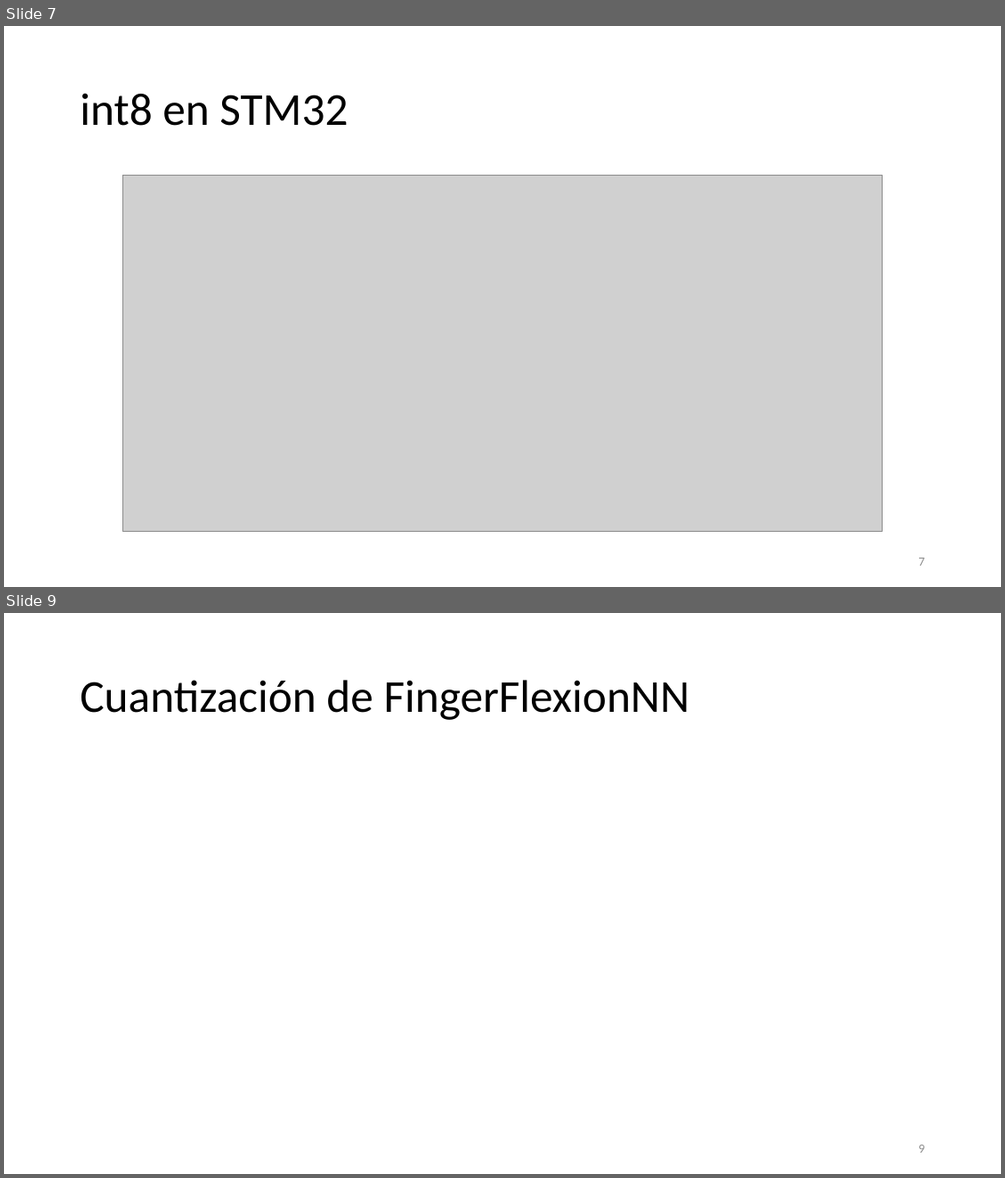
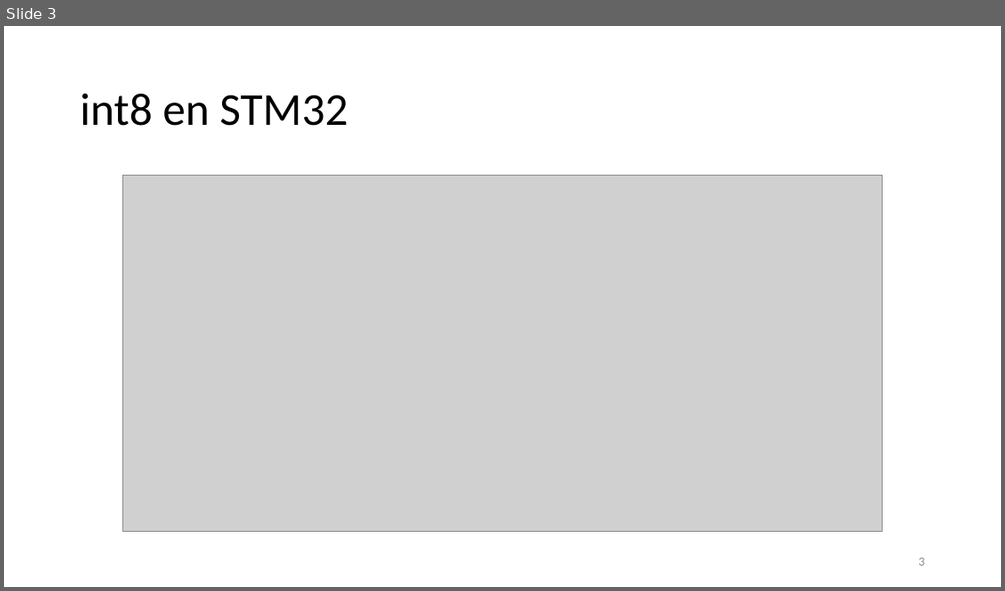
Before and after one commit to Daivd093/EdgeAI4BionicControl, a slide deck: Edge Computing para Control Biónico con Señales Cerebrales.pptx. Shown one above the other, each under a label of ours: slides 7 and 9 before the commit, slide 3 after it; the slides between them are not shown. The pictures are 1005x1178 and 1005x591 pixels, drawn with LibreOffice and Linux fonts; fonts in the diff are those of the drawing; grey boxes stand for pictures. Boxes give left, top, right and bottom in pixels: in the first picture for what was removed or moved away, otherwise in the second. Text is boxed around its words. In the diff, an @@ line names an element or a change of style, - is before the commit and + after.

```diff
--- a/Edge Computing para Control Biónico con Señales Cerebrales.pptx
+++ b/Edge Computing para Control Biónico con Señales Cerebrales.pptx
@@ slide 9 removed at bbox=[4, 613, 1001, 1174], background #FFFFFF @@
@@ title removed at bbox=[80, 680, 690, 720] @@
-Cuantización de FingerFlexionNN
@@ page number removed at bbox=[918, 1144, 924, 1152] @@
-9
@@ what was slide 7 is now slide 3 @@
@@ page number at bbox=[918, 557, 924, 565]: text changed @@
-7
+3
```
Also in this commit, not shown: 5 slides added, 7 other slides removed, 5 other files.
